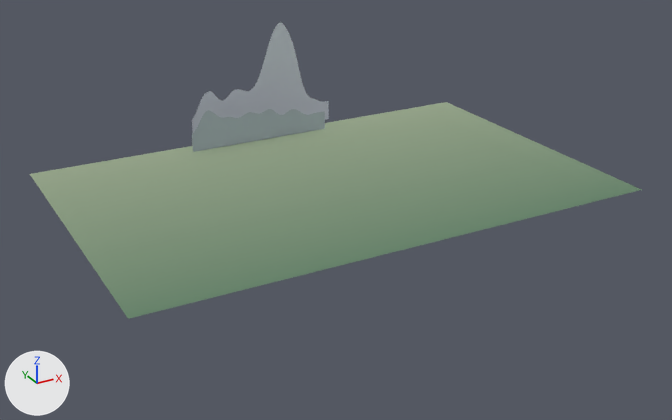
An edit to the glTF model zen/assets/zen_scene.glb, drawn before and after from the same camera.
Camera for both pictures: a 50 mm camera at (-112.0, -207.0, 93.0) aimed at (25.0, 42.0, -31.0). Every picture has the same lights, and +X, +Y and +Z are marked at lower left. The older version comes first.

Names of what the first picture shows: 'ground_near', 'mtn_far', 'mtn_near'.
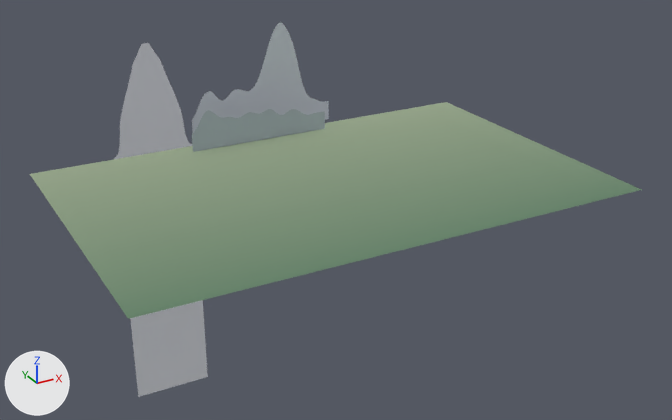
Where the change shows, as pixel boxes [x1, y1, x2, y2] in the pictures (672 x 420 px):
'mtn_fuji', added: after [114, 43, 208, 397]

The change, as a diff of the scene's bpy script:
```diff
--- a/zen/assets/zen_scene.glb.py
+++ b/zen/assets/zen_scene.glb.py
@@ mat_mtn_fuji_mat @@
+mat_mtn_fuji_mat = principled_material('mtn_fuji_mat')
+mat_mtn_fuji_mat.base_color = (0.761, 0.784, 0.839)  # white #e2e5ec
+mat_mtn_fuji_mat.roughness = 0.95
@@ me_mtn_fuji @@
+me_mtn_fuji.from_pydata(...)  # 121 vertices, 119 faces; spans x -16.0..16.0, y 0.0, z -110.0..43.0
+me_mtn_fuji.materials.append(mat_mtn_fuji_mat)  # white #e2e5ec
@@ ob_mtn_fuji @@
+ob_mtn_fuji = bpy.data.objects.new('mtn_fuji', me_mtn_fuji)
+ob_mtn_fuji.location = (-8.0, 130.0, -33.0)
```
